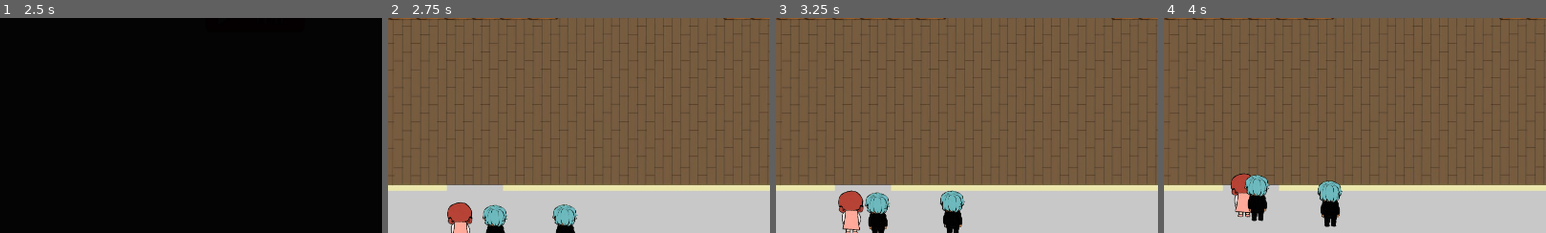
Above: before the commit, frames 1-4 (left to right).
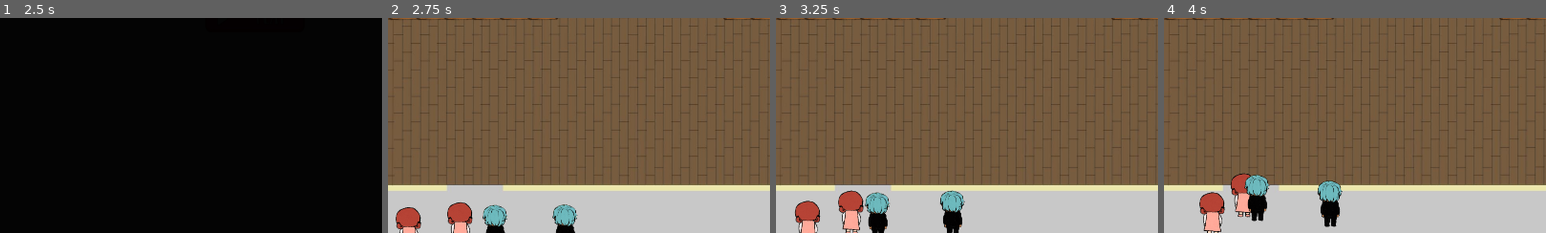
Above: after the commit, the same moments.

Repository: k1404635/Summer-Game-2024
Game: Godot game, scene res://Scenes/main_menu.tscn
The game is run twice, just before and just after one commit, with the same random seed, the same clock (stepped at 60 frames per second) and the same inputs.
Inputs (mouse positions are % of the whole screen's width and height, from its top left):
- Up to frame 1 (2.5 s): click (50, 50) at 0.5 s; click (50, 50) at 1.25 s; tap Enter at 2 s; hold D (MoveRight) from 2.03 s (still down); hold E (Switch Characters) from 2.03 s (still down); tap W (MoveUp) at 2.27 s
- Up to frame 2 (2.75 s): keep holding D (MoveRight); keep holding E (Switch Characters)
- Up to frame 3 (3.25 s): keep holding D (MoveRight); release E (Switch Characters) at 2.78 s; tap E (Switch Characters) at 2.85 s; tap W (MoveUp) at 3.02 s
- Up to frame 4 (4 s): release D (MoveRight) at 3.53 s; hold A (MoveLeft) from 3.53 s (still down); hold E (Switch Characters) from 3.53 s (still down)
The pictures show only the part of the screen within x 17-67%, y 50-100%; the shares and areas given below are measured in that part.

Frame 1 is identical in both runs. In frame 2, 0.7% of the frame differs, in the area x 2-9%, y 88-100%; in frame 3, 0.8%; in frame 4, 1.0%, in the area x 9-16%, y 80-100%.

Commit message:
asdgasdg

Diff:
--- a/Scenes/main.tscn
+++ b/Scenes/main.tscn
@@ -7,6 +7,7 @@
 [ext_resource type="PackedScene" uid="uid://cjum8kqqtym2i" path="res://Scenes/npc1_going_in_path_1.tscn" id="9_j8dnx"]
 [ext_resource type="PackedScene" uid="uid://bw6fbqchaioo4" path="res://Scenes/npc_2_going_in_1.tscn" id="10_yrnxi"]
 [ext_resource type="PackedScene" uid="uid://dxgt275bl3byk" path="res://Scenes/npc_2_going_in_2.tscn" id="11_m2c7k"]
+[ext_resource type="PackedScene" uid="uid://bxgthf3qsu8q3" path="res://Scenes/npc1_going_in_path_2.tscn" id="12_ms5wp"]
 [ext_resource type="AudioStream" uid="uid://5jtbe4ww7vdf" path="res://Audio/Gameplay Track.mp3" id="17_2cbpq"]
 [ext_resource type="PackedScene" uid="uid://rub2cbpyxjqa" path="res://Scenes/GUI.tscn" id="18_46r3v"]
 [ext_resource type="Texture2D" uid="uid://d4m5625jiuboh" path="res://background.png" id="28_5i8s2"]
@@ -399,14 +400,19 @@
 text = "Tutorial"
 
 [node name="NPC1_going_in_1" parent="." instance=ExtResource("9_j8dnx")]
+z_index = 1
+
+[node name="NPC1_going_in_2" parent="." instance=ExtResource("12_ms5wp")]
+z_index = 3
 
 [node name="NPC2_going_in_1" parent="." instance=ExtResource("10_yrnxi")]
-z_index = 3
+z_index = 2
 
 [node name="NPC2_going_in_2" parent="." instance=ExtResource("11_m2c7k")]
+z_index = 4
 
 [node name="TileMap" type="TileMap" parent="."]
 position = Vector2(950, 475)
-tile_set = SubResource("TileSet_26pp8")
+tile_set = SubResource("TileSet_grbma")
 format = 2
 layer_0/tile_data = PackedInt32Array(-262154, 6094851, 8, -262153, 6094851, 8, -262151, 4063235, 9, -262150, 4063235, 9 …(875 unchanged characters)…
--- a/Scenes/npc1_going_in_path_1.tscn
+++ b/Scenes/npc1_going_in_path_1.tscn
@@ -12,9 +12,9 @@
 
 [sub_resource type="Curve2D" id="Curve2D_b4jal"]
 _data = {
-"points": PackedVector2Array(0, 0, 0, 0, 495, 1078, 0, 0, 0, 0, 542, 897, 0, 0, 0, 0, 769, 776, 0, 0, 0, 0, 1017, 772, 0, 0, 0, 0, 1316, 771, 0, 0, 0, 0, 1521, 750, 0, 0, 0, 0, 1610, 668, 0, 0, 0, 0, 1617, 557)
+"points": PackedVector2Array(0, 0, 0, 0, 495, 1078, 0, 0, 0, 0, 542, 897, 0, 0, 0, 0, 769, 776, 0, 0, 0, 0, 954, 719, 0, 0, 0, 0, 1128, 678, 0, 0, 0, 0, 1264, 648, 0, 0, 0, 0, 1263, 557)
 }
-point_count = 8
+point_count = 7
 
 [sub_resource type="SpriteFrames" id="SpriteFrames_rmyyt"]
 animations = [{
--- /dev/null
+++ b/Scenes/npc1_going_in_path_2.tscn
@@ -0,0 +1,86 @@
+[gd_scene load_steps=12 format=3 uid="uid://bxgthf3qsu8q3"]
+
+[ext_resource type="Script" path="res://Scripts/npc1_going_in_path.gd" id="1_ulegu"]
+[ext_resource type="Texture2D" uid="uid://dc85n1nuwcn01" path="res://Icons/NPCs/NPC1Back1.png" id="2_18f43"]
+[ext_resource type="Texture2D" uid="uid://dasawd3qee1hj" path="res://Icons/NPCs/NPC1Back3.png" id="3_61a15"]
+[ext_resource type="Texture2D" uid="uid://2fgbulaeemdb" path="res://Icons/NPCs/NPC1Back2.png" id="4_n4l2u"]
+[ext_resource type="Texture2D" uid="uid://v21joxokljv6" path="res://Icons/NPCs/NPC1Back.png" id="5_5f2t6"]
+[ext_resource type="Texture2D" uid="uid://dcppq62l3wdc2" path="res://Icons/NPCs/NPC1Front3.png" id="6_idfmf"]
+[ext_resource type="Texture2D" uid="uid://moywxbapmstt" path="res://Icons/NPCs/NPC1Front2.png" id="7_ptx8f"]
+[ext_resource type="Texture2D" uid="uid://dssob0ic670fc" path="res://Icons/NPCs/NPC1Front1.png" id="8_jrowu"]
+[ext_resource type="Texture2D" uid="uid://5bfa2gdo7vx6" path="res://Icons/NPCs/NPC1Front.png" id="9_3iqmn"]
+
+[sub_resource type="Curve2D" id="Curve2D_untxf"]
+_data = {
+"points": PackedVector2Array(0, 0, 0, 0, 360, 1081, 0, 0, 0, 0, 517, 1015, 0, 0, 0, 0, 538, 939, 0, 0, 0, 0, 636, 826, 0, 0, 0, 0, 838, 790, 0, 0, 0, 0, 1012, 747, 0, 0, 0, 0, 1192, 706, 0, 0, 0, 0, 1298, 667, 0, 0, 0, 0, 1335, 553)
+}
+point_count = 9
+
+[sub_resource type="SpriteFrames" id="SpriteFrames_624a0"]
+animations = [{
+"frames": [{
+"duration": 1.0,
+"texture": ExtResource("2_18f43")
+}, {
+"duration": 1.0,
+"texture": ExtResource("3_61a15")
+}, {
+"duration": 1.0,
+"texture": ExtResource("4_n4l2u")
+}, {
+"duration": 1.0,
+"texture": ExtResource("3_61a15")
+}],
+"loop": true,
+"name": &"NPC1Back",
+"speed": 5.0
+}, {
+"frames": [{
+"duration": 1.0,
+"texture": ExtResource("5_5f2t6")
+}],
+"loop": true,
+"name": &"NPC1BackStill",
+"speed": 5.0
+}, {
+"frames": [{
+"duration": 1.0,
+"texture": ExtResource("6_idfmf")
+}, {
+"duration": 1.0,
+"texture": ExtResource("7_ptx8f")
+}, {
+"duration": 1.0,
+"texture": ExtResource("8_jrowu")
+}, {
+"duration": 1.0,
+"texture": ExtResource("7_ptx8f")
+}],
+"loop": true,
+"name": &"NPC1Front",
+"speed": 5.0
+}, {
+"frames": [{
+"duration": 1.0,
+"texture": ExtResource("9_3iqmn")
+}],
+"loop": true,
+"name": &"NPC1FrontStill",
+"speed": 5.0
+}]
+
+[node name="NPC1_going_in_2" type="Path2D"]
+curve = SubResource("Curve2D_untxf")
+
+[node name="PathFollow2D" type="PathFollow2D" parent="."]
+position = Vector2(360, 1081)
+rotates = false
+cubic_interp = false
+loop = false
+script = ExtResource("1_ulegu")
+
+[node name="AnimatedSprite2D" type="AnimatedSprite2D" parent="PathFollow2D"]
+z_index = 2
+scale = Vector2(0.082, 0.082)
+sprite_frames = SubResource("SpriteFrames_624a0")
+animation = &"NPC1Back"
--- a/Scenes/npc_2_going_in_1.tscn
+++ b/Scenes/npc_2_going_in_1.tscn
@@ -6,7 +6,6 @@
 [ext_resource type="Texture2D" uid="uid://ebwqvlwv4o04" path="res://Icons/NPCs/NPC2Front.png" id="3_jsjj3"]
 [ext_resource type="Texture2D" uid="uid://bkj5j1xtf36lp" path="res://Icons/NPCs/NPC2Back1.png" id="3_pifhd"]
 [ext_resource type="Texture2D" uid="uid://b8d4puwpith0m" path="res://Icons/NPCs/NPC2Back3.png" id="4_cn872"]
-[ext_resource type="Texture2D" uid="uid://d4m5625jiuboh" path="res://background.png" id="4_cq2xh"]
 [ext_resource type="Texture2D" uid="uid://vhpah5fttha3" path="res://Icons/NPCs/NPC2Front3.png" id="6_w8oog"]
 [ext_resource type="Texture2D" uid="uid://6lit5y6qusj8" path="res://Icons/NPCs/NPC2Front2.png" id="7_03ytt"]
 [ext_resource type="Texture2D" uid="uid://dkkmn3o1n2r4b" path="res://Icons/NPCs/NPC2Front1.png" id="8_0i4a0"]
@@ -86,16 +85,3 @@
 sprite_frames = SubResource("SpriteFrames_xs1m7")
 animation = &"NPC2Front"
 frame_progress = 0.499037
-
-[node name="Background" type="TextureRect" parent="."]
-visible = false
-anchors_preset = 15
-anchor_right = 1.0
-anchor_bottom = 1.0
-offset_left = 2.0
-offset_top = 2.0
-offset_right = 1922.0
-offset_bottom = 1082.0
-grow_horizontal = 2
-grow_vertical = 2
-texture = ExtResource("4_cq2xh")
--- a/Scenes/npc_2_going_in_2.tscn
+++ b/Scenes/npc_2_going_in_2.tscn
@@ -9,7 +9,6 @@
 [ext_resource type="Texture2D" uid="uid://6lit5y6qusj8" path="res://Icons/NPCs/NPC2Front2.png" id="7_4l0ys"]
 [ext_resource type="Texture2D" uid="uid://dkkmn3o1n2r4b" path="res://Icons/NPCs/NPC2Front1.png" id="8_10mar"]
 [ext_resource type="Texture2D" uid="uid://ebwqvlwv4o04" path="res://Icons/NPCs/NPC2Front.png" id="9_3c70e"]
-[ext_resource type="Texture2D" uid="uid://d4m5625jiuboh" path="res://background.png" id="10_xwann"]
 
 [sub_resource type="Curve2D" id="Curve2D_mxwaf"]
 _data = {
@@ -85,16 +84,3 @@
 scale = Vector2(0.095, 0.095)
 sprite_frames = SubResource("SpriteFrames_ljnjt")
 animation = &"NPC2Front"
-
-[node name="Background" type="TextureRect" parent="."]
-visible = false
-anchors_preset = 15
-anchor_right = 1.0
-anchor_bottom = 1.0
-offset_left = 2.0
-offset_top = 2.0
-offset_right = 1922.0
-offset_bottom = 1082.0
-grow_horizontal = 2
-grow_vertical = 2
-texture = ExtResource("10_xwann")
Not shown: 2 places in Scenes/main.tscn that only renumber resources
Not shown: 1 places in Scenes/npc_2_going_in_1.tscn that only renumber resources
Not shown: 1 places in Scenes/npc_2_going_in_2.tscn that only renumber resources
